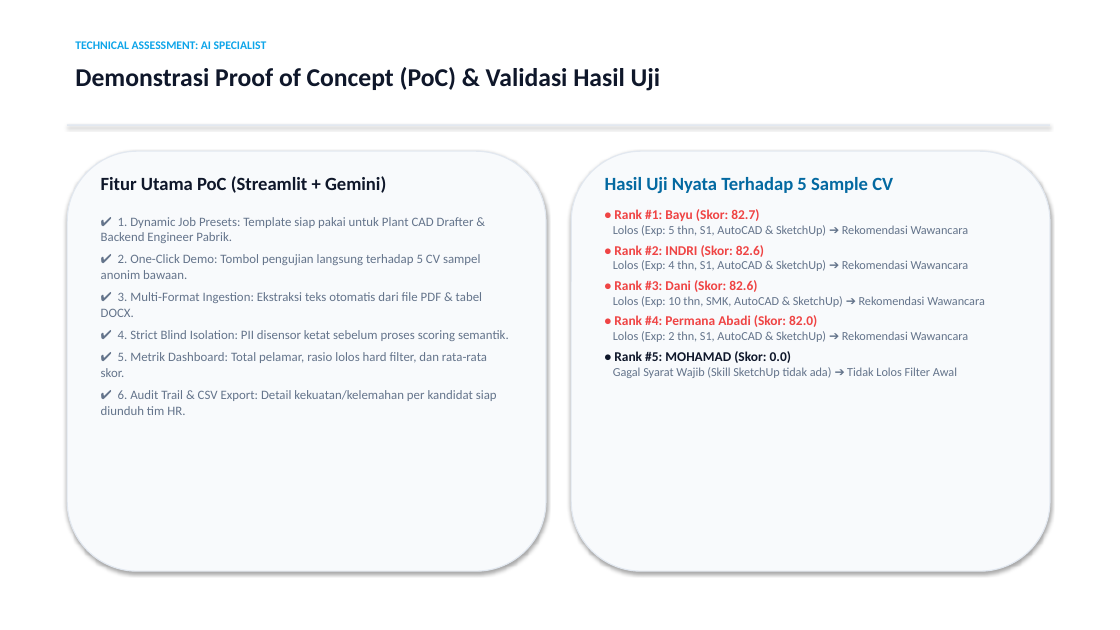
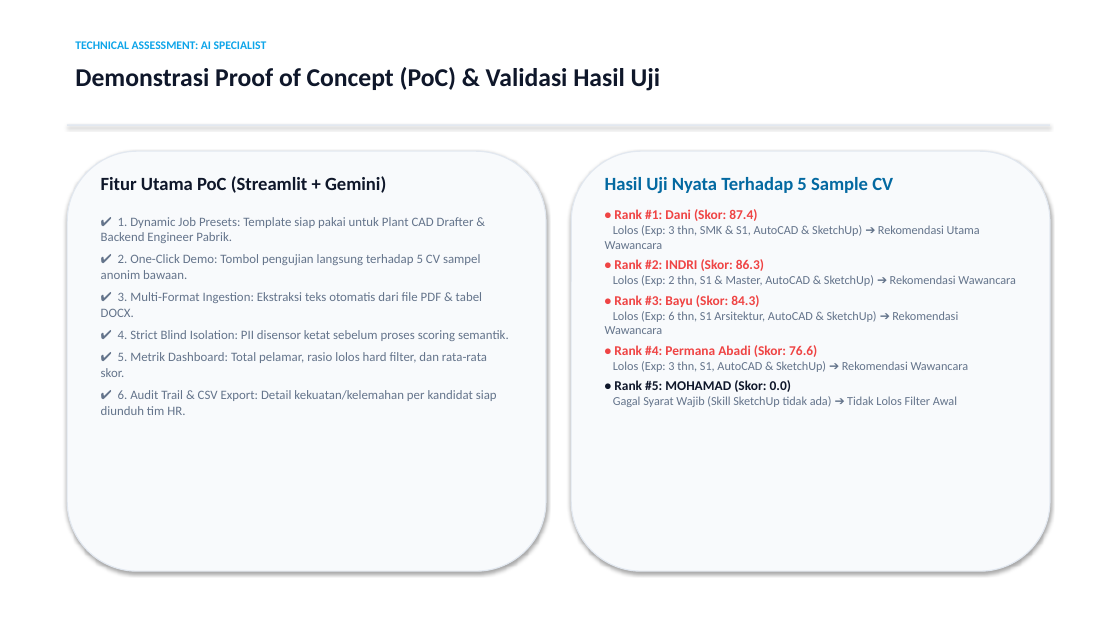
Before and after one commit to abimanyusetiadjie/ai-cv-screening-specialist, a slide deck: slide 11 of Presentasi_AI_CV_Screening_Specialist.pptx (slide 10 before the commit). Drawn at 1120x630 pixels with LibreOffice and Linux fonts; fonts in the diff are those of the drawing. Boxes give left, top, right and bottom in pixels: in the first picture for what was removed or moved away, otherwise in the second. Text is boxed around its words. In the diff, an @@ line names an element or a change of style, - is before the commit and + after.

```diff
--- a/Presentasi_AI_CV_Screening_Specialist.pptx
+++ b/Presentasi_AI_CV_Screening_Specialist.pptx
@@ text at (605,209,1016,372): text changed @@
-• Rank #1: Bayu (Skor: 82.7)
-Lolos (Exp: 5 thn, S1, AutoCAD & SketchUp) ➔ Rekomendasi Wawancara
-• Rank #2: INDRI (Skor: 82.6)
-Lolos (Exp: 4 thn, S1, AutoCAD & SketchUp) ➔ Rekomendasi Wawancara
-• Rank #3: Dani (Skor: 82.6)
-Lolos (Exp: 10 thn, SMK, AutoCAD & SketchUp) ➔ Rekomendasi Wawancara
-• Rank #4: Permana Abadi (Skor: 82.0)
-Lolos (Exp: 2 thn, S1, AutoCAD & SketchUp) ➔ Rekomendasi Wawancara
+• Rank #1: Dani (Skor: 87.4)
+Lolos (Exp: 3 thn, SMK & S1, AutoCAD & SketchUp) ➔ Rekomendasi Utama Wawancara
+• Rank #2: INDRI (Skor: 86.3)
+Lolos (Exp: 2 thn, S1 & Master, AutoCAD & SketchUp) ➔ Rekomendasi Wawancara
+• Rank #3: Bayu (Skor: 84.3)
+Lolos (Exp: 6 thn, S1 Arsitektur, AutoCAD & SketchUp) ➔ Rekomendasi Wawancara
+• Rank #4: Permana Abadi (Skor: 76.6)
+Lolos (Exp: 3 thn, S1, AutoCAD & SketchUp) ➔ Rekomendasi Wawancara
```
Also in this commit, not shown: 1 slide added, 1 other file.
